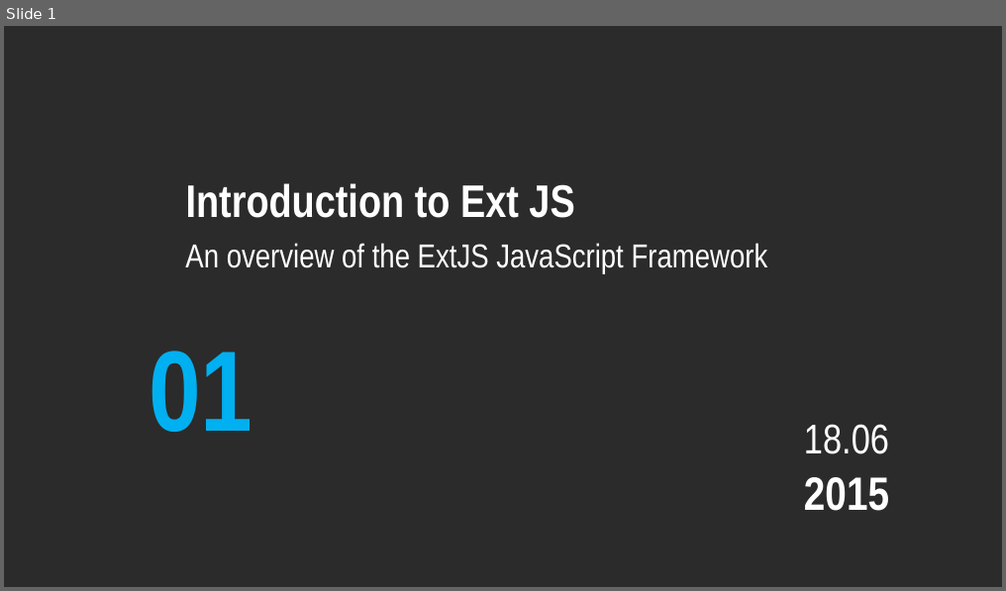
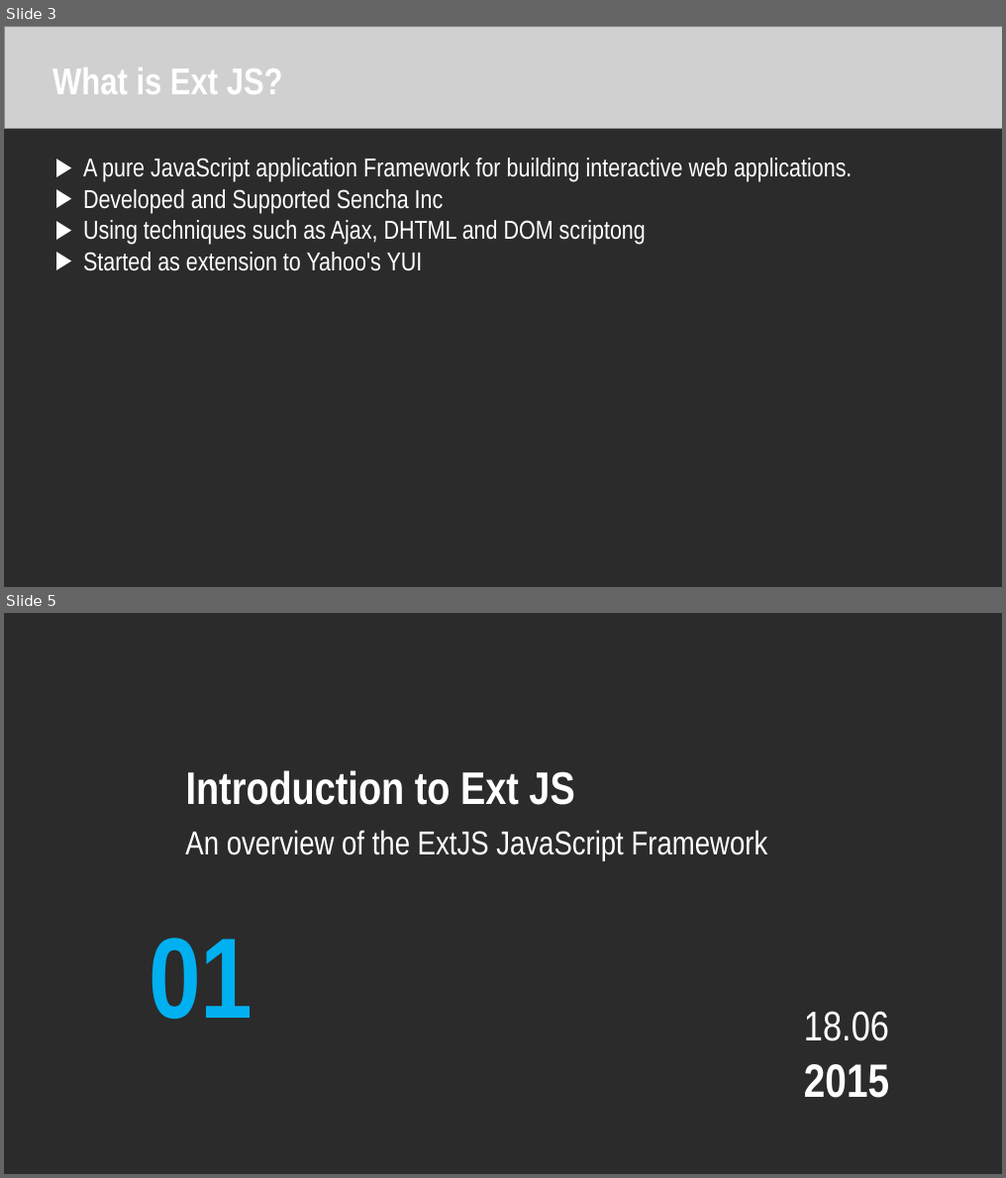
Before and after one commit to cminhho/ExtJS-Presentation, a slide deck: Introduction to Ext JS.pptx. Shown one above the other, each under a label of ours: slide 1 before the commit, slides 3 and 5 after it; the slides between them are not shown. The pictures are 1006x591 and 1006x1178 pixels, drawn with LibreOffice and Linux fonts; fonts in the diff are those of the drawing; grey boxes stand for pictures; background and template pictures are left out; a plain dark background stands for a picture behind light text. Boxes give left, top, right and bottom in pixels: in the first picture for what was removed or moved away, otherwise in the second. Text is boxed around its words. In the diff, an @@ line names an element or a change of style, - is before the commit and + after.

```diff
--- a/Introduction to Ext JS.pptx
+++ b/Introduction to Ext JS.pptx
@@ slide 3 added at [4,26,1002,587], background picture (left out) @@
@@ picture added at [4,26,1002,129] @@
@@ text added at [53,68,283,94], 36 pt, text #FFFFFF, bold @@
+What is Ext JS?
@@ text added at [83,158,851,272], 25 pt, text #FFFFFF @@
+▶ A pure JavaScript application Framework for building interactive web applications.
+▶ Developed and Supported Sencha Inc
+▶ Using techniques such as Ajax, DHTML and DOM scriptong
+▶ Started as extension to Yahoo's YUI
@@ what was slide 1 is now slide 5 @@
```
Also in this commit, not shown: 3 other slides added, 4 other files.
